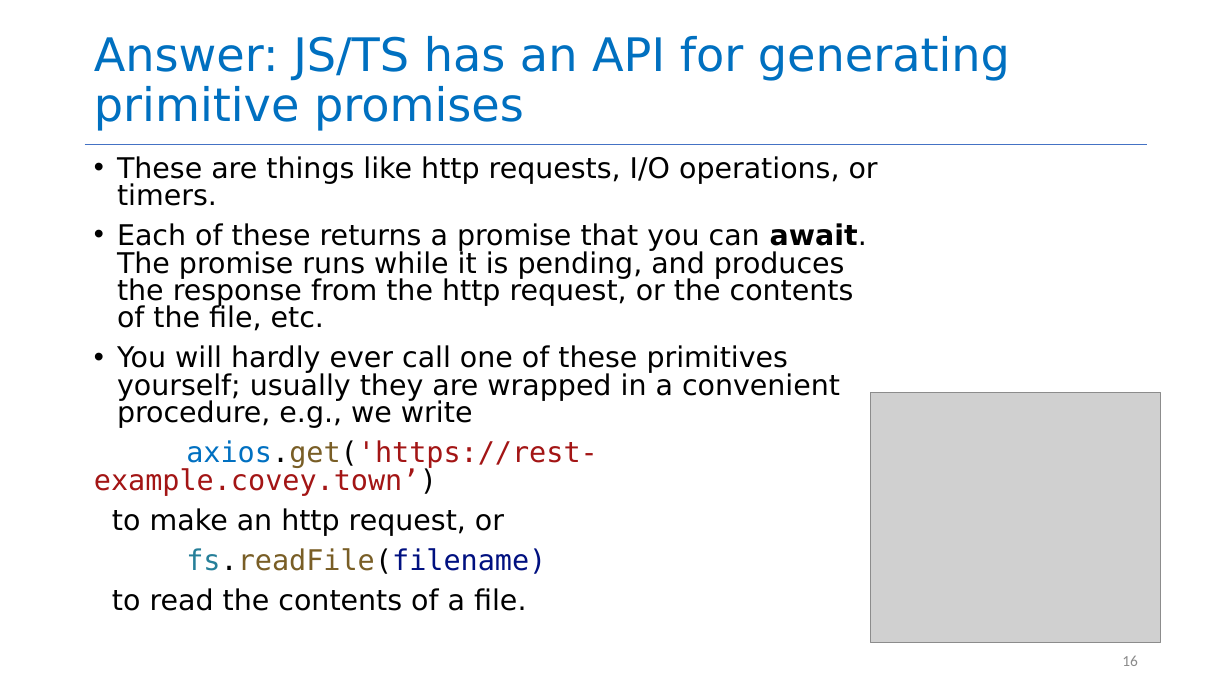
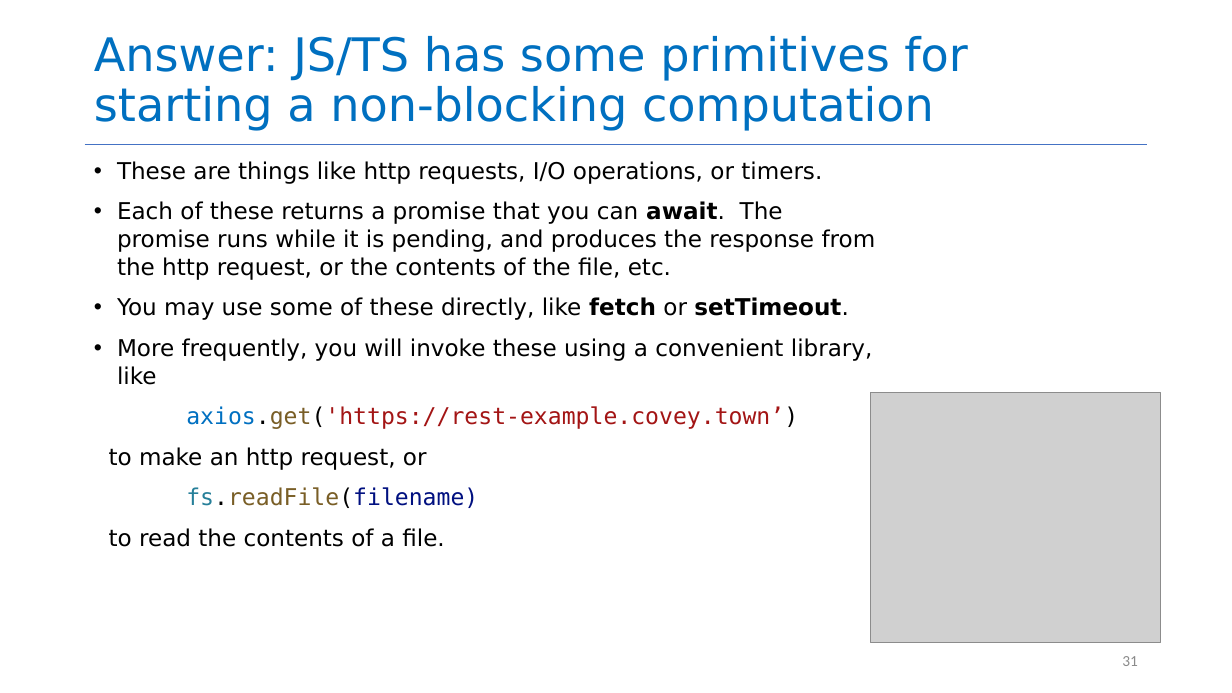
Before and after one commit to neu-se/CS4530-Spring-2026, a slide deck: slide 31 of Slides/Module 09 Concurrency Patterns in Typescript.pptx (slide 16 before the commit). Drawn at 1232x693 pixels with LibreOffice and Linux fonts; fonts in the diff are those of the drawing; grey boxes stand for pictures. Boxes give left, top, right and bottom in pixels: in the first picture for what was removed or moved away, otherwise in the second. Text is boxed around its words. In the diff, an @@ line names an element or a change of style, - is before the commit and + after.

```diff
--- a/Slides/Module 09 Concurrency Patterns in Typescript.pptx
+++ b/Slides/Module 09 Concurrency Patterns in Typescript.pptx
@@ title at box(94, 36, 967, 131): text changed @@
-Answer: JS/TS has an API for generating primitive promises
+Answer: JS/TS has some primitives for starting a non-blocking computation
@@ text at box(109, 161, 876, 547): size 22.2 to 18 pt in "These are things like http requests, I/O ...", "Each of these returns a promise that ...", "axios.get('https://rest-example.covey.town’)", "to make an http request, or" and 2 more places; line spacing 0.8 to 1 @@
@@ text at box(117, 297, 873, 385): text changed; size 22.2 to 18 pt @@
-• You will hardly ever call one of these primitives yourself; usually they are wrapped in a convenient procedure, e.g., we write
+• You may use some of these directly, like fetch or setTimeout.
+• More frequently, you will invoke these using a convenient library, like
@@ page number at box(1122, 656, 1138, 666): text changed @@
-16
+31
```
Also in this commit, not shown: 14 other slides changed, 12 slides added, 25 slides removed, 2 other files.
